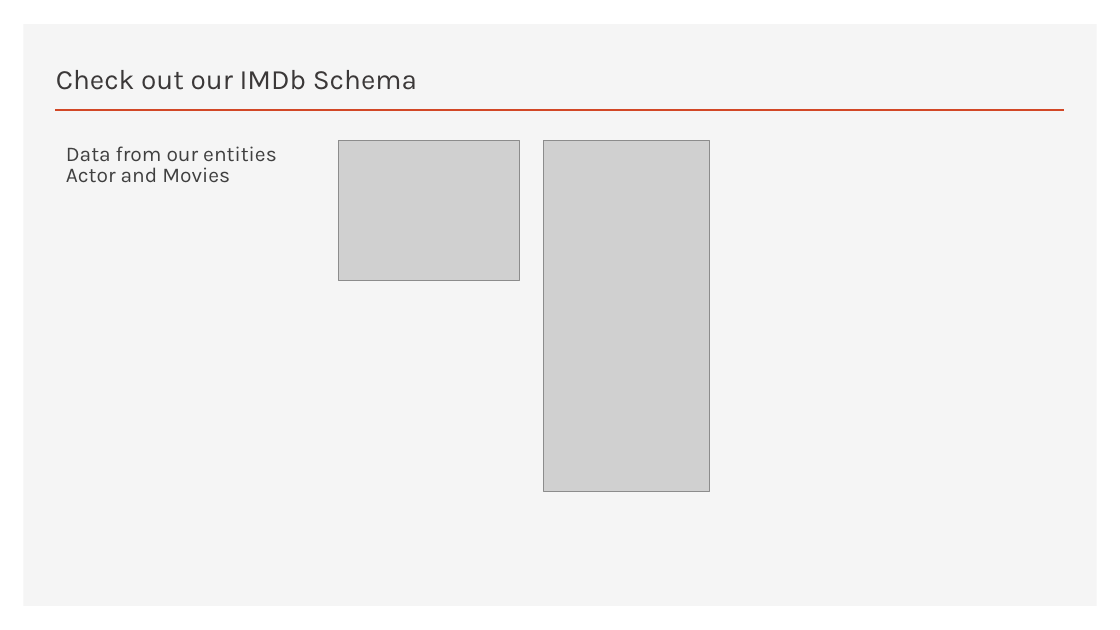
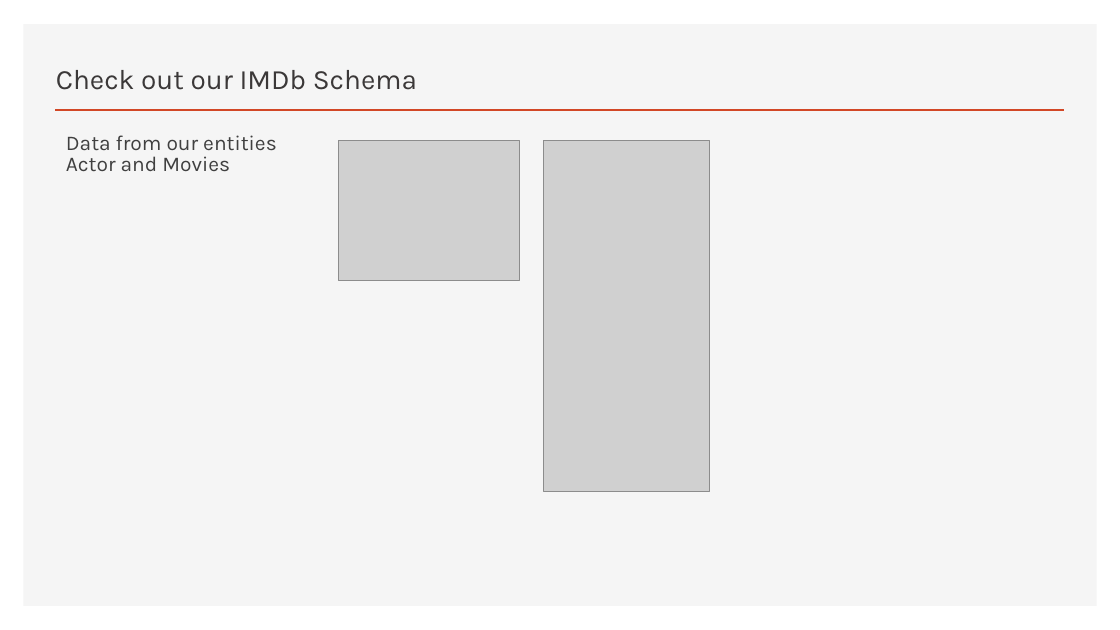
Before and after one commit to bethanylindberg/MoviesDashboard, a slide deck: slide 5 of Welcome to Stars.pptx. Drawn at 1120x630 pixels with LibreOffice and Linux fonts; fonts in the diff are those of the drawing; grey boxes stand for pictures. Boxes give left, top, right and bottom in pixels: in the first picture for what was removed or moved away, otherwise in the second. Text is boxed around its words. In the diff, an @@ line names an element or a change of style, - is before the commit and + after.

```diff
--- a/Welcome to Stars.pptx
+++ b/Welcome to Stars.pptx
@@ text "Data from our entities Actor ...": place and size @@
-text "Data from our entities Actor ..." at <box>66,146,277,182</box>
+text "Data from our entities Actor ..." at <box>66,135,277,171</box>
```
Also in this commit, not shown: 1 other slide changed, 1 slide added.
